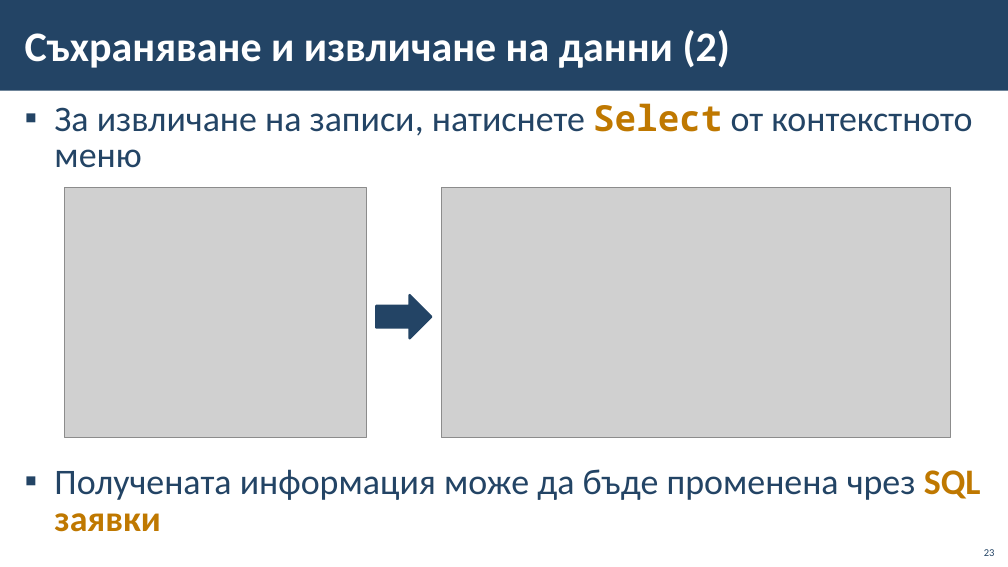
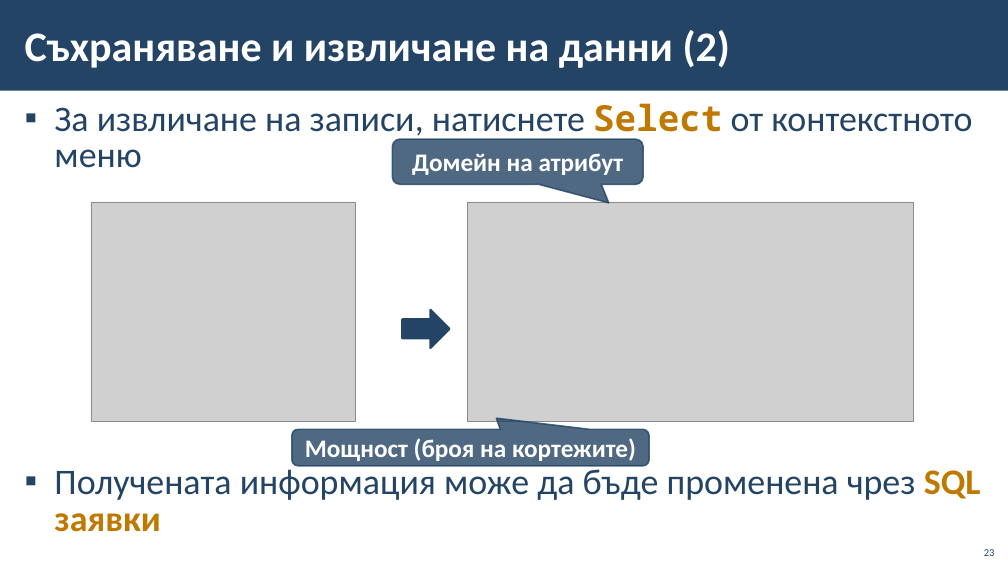
Before and after one commit to BG-IT-Edu/School-Programming, a slide deck: slide 23 of Courses/Software-Sciences/Module-3-Databases-New/03-Intro-to-MS-SQL-Server/03-Intro-to-MS-SQL-Server.pptx. Drawn at 1008x567 pixels with LibreOffice and Linux fonts; fonts in the diff are those of the drawing; grey boxes stand for pictures; background and template pictures are left out. Boxes give left, top, right and bottom in pixels: in the first picture for what was removed or moved away, otherwise in the second. Text is boxed around its words. In the diff, an @@ line names an element or a change of style, - is before the commit and + after.

```diff
--- a/Courses/Software-Sciences/Module-3-Databases-New/03-Intro-to-MS-SQL-Server/03-Intro-to-MS-SQL-Server.pptx
+++ b/Courses/Software-Sciences/Module-3-Databases-New/03-Intro-to-MS-SQL-Server/03-Intro-to-MS-SQL-Server.pptx
@@ rounded speech box added at [392,139,644,185], fill #234465 at 80% opacity, outline #234465 1.5 pt, 24 pt, text #FFFFFF, bold @@
+Домейн на атрибут
@@ picture: place and size @@
-picture at [65,187,367,437]
+picture at [91,202,355,421]
@@ picture: place and size @@
-picture at [442,187,951,437]
+picture at [467,202,913,421]
@@ right arrow: place and size @@
-right arrow at [376,295,431,339]
+right arrow at [402,310,449,348]
@@ rounded speech box added at [292,430,649,466], fill #234465 at 80% opacity, outline #234465 1.5 pt, 24 pt, text #FFFFFF, bold @@
+Мощност (броя на кортежите)
```
Also in this commit, not shown: 1 other slide changed, 1 slide added, 1 other file.
